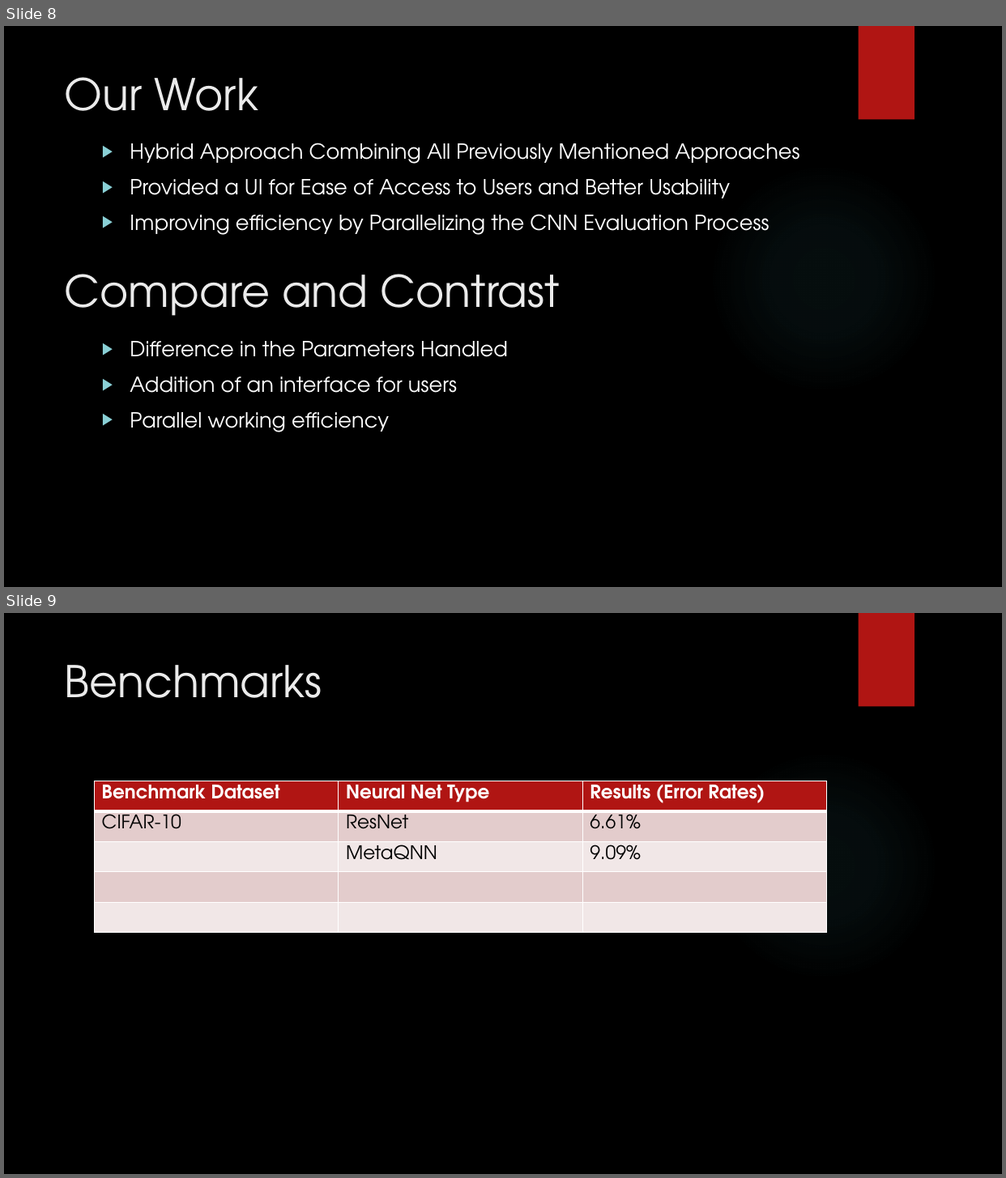
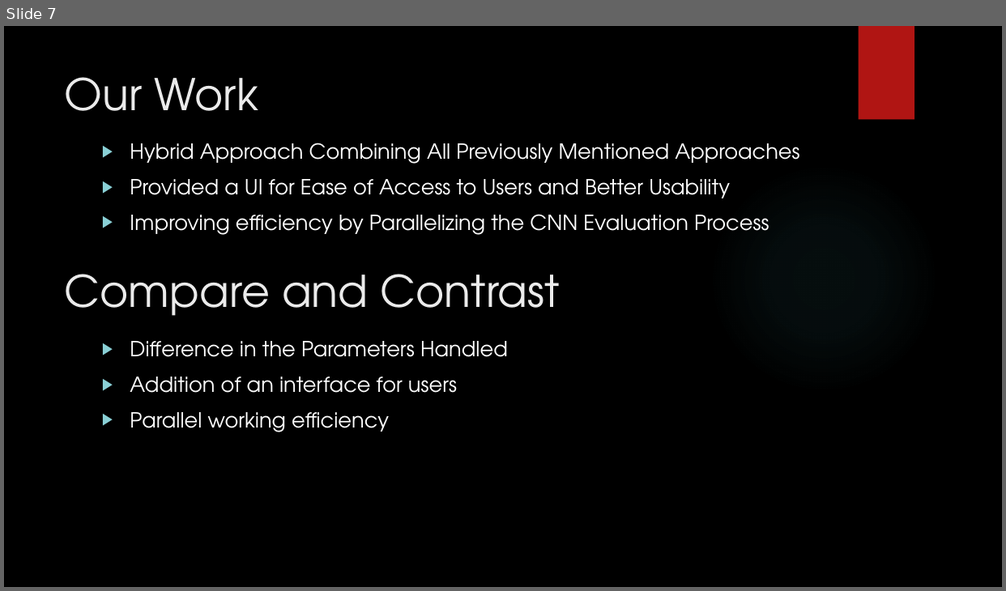
Before and after one commit to mohsin-ashraf/Neuroevolution-of-CNN, a slide deck: documentation/university-requisite/proposal-presentation/Nature Inspired CNNs Optimization.pptx. Shown one above the other, each under a label of ours: slides 8 and 9 before the commit, slide 7 after it. The pictures are 1006x1178 and 1006x591 pixels, drawn with LibreOffice and Linux fonts; fonts in the diff are those of the drawing; background and template pictures are left out. Boxes give left, top, right and bottom in pixels: in the first picture for what was removed or moved away, otherwise in the second. Text is boxed around its words. In the diff, an @@ line names an element or a change of style, - is before the commit and + after.

```diff
--- a/documentation/university-requisite/proposal-presentation/Nature Inspired CNNs Optimization.pptx
+++ b/documentation/university-requisite/proposal-presentation/Nature Inspired CNNs Optimization.pptx
@@ slide 9 removed at (x1=4, y1=613, x2=1002, y2=1174), background picture (left out); not listed: 2 template elements that a slide beside it also shows @@
@@ title removed at (x1=65, y1=665, x2=322, y2=698) @@
-Benchmarks
@@ table removed at (x1=95, y1=781, x2=827, y2=933), 5 rows, 3 columns @@
-Benchmark Dataset | Neural Net Type | Results (Error Rates)
-CIFAR-10 | ResNet | 6.61%
- | MetaQNN | 9.09%
- |  | 
- |  | 
@@ what was slide 8 is now slide 7 @@
```
Also in this commit, not shown: 1 slide changed, 2 slides added, 1 other slide removed.
